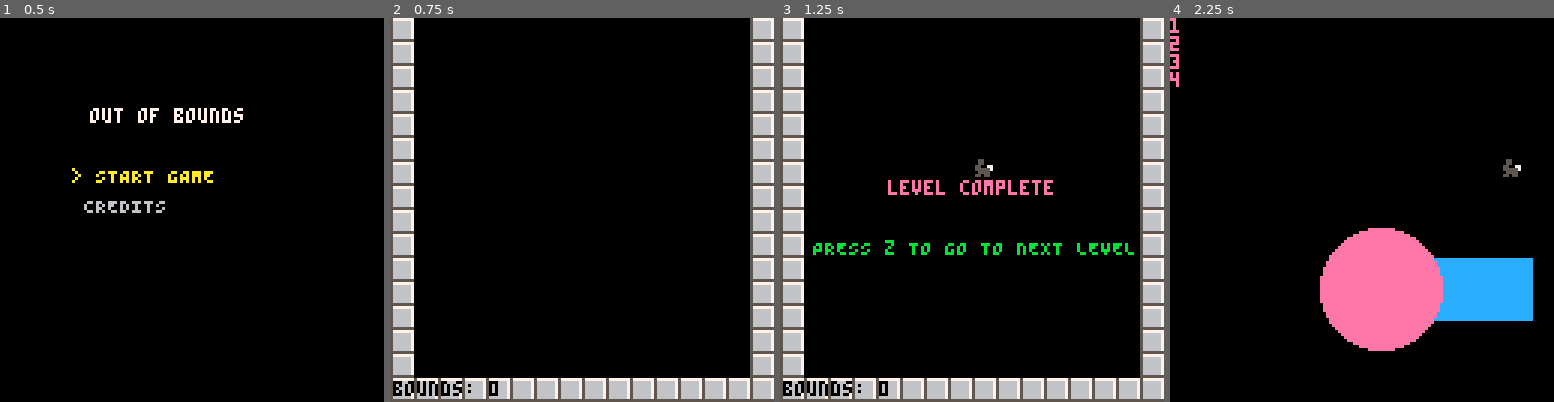
Above: before the commit, frames 1-4 (left to right).
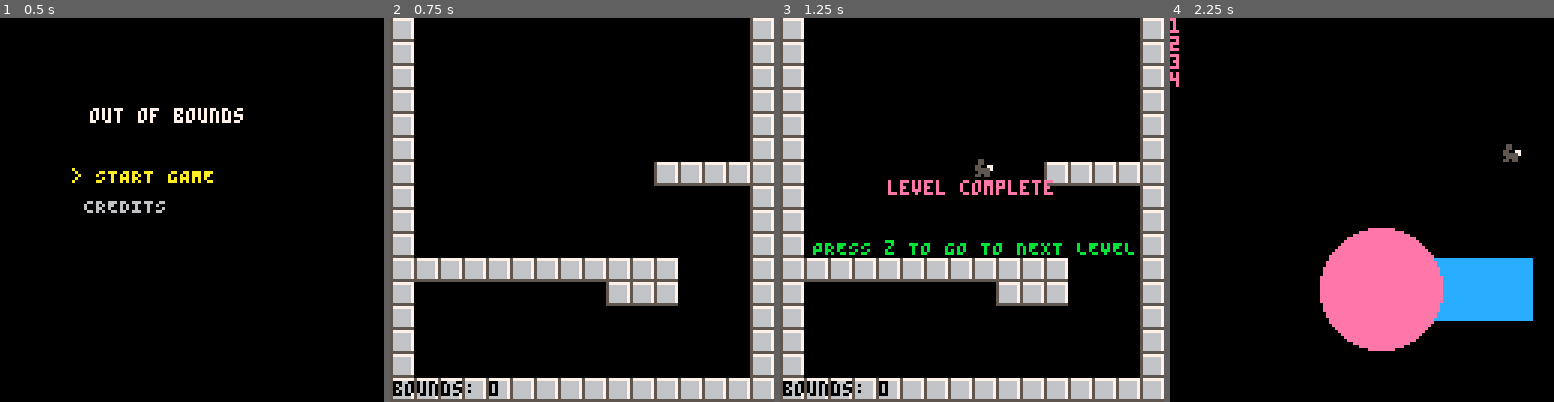
Above: after the commit, the same moments.

Repository: bardunbar/ggj-21
Game: PICO-8 cartridge carts/ggj-21.p8
The game is run twice, just before and just after one commit, with the same random seed, the same clock (stepped at 60 frames per second) and the same inputs.
Inputs:
- Up to frame 1 (0.5 s): tap X (X key) at 0.33 s
- Up to frame 2 (0.75 s): tap O (Z key) at 0.7 s
- Up to frame 3 (1.25 s): tap X (X key) at 1.07 s
- Up to frame 4 (2.25 s): hold Right 1.6-2.1 s; tap O (Z key) at 1.7, 2.1 s; tap X (X key) at 1.85 s; hold Up from 2.15 s (still down)

Frame 1 is identical in both runs. In frame 2, 7.0% of the frame differs, in the area x 6-94%, y 37-75%; in frame 3, 7.0%; in frame 4, 0.3%.

Commit message:
Updated whitebox map and updated player logic

Diff:
--- a/carts/ggj-21.p8
+++ b/carts/ggj-21.p8
@@ -175,12 +175,12 @@
 0200000000000000000000000000000200000000000000000000000000000000000000000000000000000000000000000000000000000000000000000000000000000000000000000000000000000000000000000000000000000000000000000000000000000000000000000000000000000000000000000000000000000000
 0200000000000000000000000000000200000000000000000000000000000000000000000000000000000000000000000000000000000000000000000000000000000000000000000000000000000000000000000000000000000000000000000000000000000000000000000000000000000000000000000000000000000000
 0200000000000000000000000000000200000000000000000000000000000000000000000000000000000000000000000000000000000000000000000000000000000000000000000000000000000000000000000000000000000000000000000000000000000000000000000000000000000000000000000000000000000000
+0200000000000000000000020202020200000000000000000000000000000000000000000000000000000000000000000000000000000000000000000000000000000000000000000000000000000000000000000000000000000000000000000000000000000000000000000000000000000000000000000000000000000000
 0200000000000000000000000000000200000000000000000000000000000000000000000000000000000000000000000000000000000000000000000000000000000000000000000000000000000000000000000000000000000000000000000000000000000000000000000000000000000000000000000000000000000000
 0200000000000000000000000000000200000000000000000000000000000000000000000000000000000000000000000000000000000000000000000000000000000000000000000000000000000000000000000000000000000000000000000000000000000000000000000000000000000000000000000000000000000000
 0200000000000000000000000000000200000000000000000000000000000000000000000000000000000000000000000000000000000000000000000000000000000000000000000000000000000000000000000000000000000000000000000000000000000000000000000000000000000000000000000000000000000000
-0200000000000000000000000000000200000000000000000000000000000000000000000000000000000000000000000000000000000000000000000000000000000000000000000000000000000000000000000000000000000000000000000000000000000000000000000000000000000000000000000000000000000000
-0200000000000000000000000000000200000000000000000000000000000000000000000000000000000000000000000000000000000000000000000000000000000000000000000000000000000000000000000000000000000000000000000000000000000000000000000000000000000000000000000000000000000000
-0200000000000000000000000000000200000000000000000000000000000000000000000000000000000000000000000000000000000000000000000000000000000000000000000000000000000000000000000000000000000000000000000000000000000000000000000000000000000000000000000000000000000000
+0202020202020202020202020000000200000000000000000000000000000000000000000000000000000000000000000000000000000000000000000000000000000000000000000000000000000000000000000000000000000000000000000000000000000000000000000000000000000000000000000000000000000000
+0200000000000000000202020000000200000000000000000000000000000000000000000000000000000000000000000000000000000000000000000000000000000000000000000000000000000000000000000000000000000000000000000000000000000000000000000000000000000000000000000000000000000000
 0200000000000000000000000000000200000000000000000000000000000000000000000000000000000000000000000000000000000000000000000000000000000000000000000000000000000000000000000000000000000000000000000000000000000000000000000000000000000000000000000000000000000000
 0200000000000000000000000000000200000000000000000000000000000000000000000000000000000000000000000000000000000000000000000000000000000000000000000000000000000000000000000000000000000000000000000000000000000000000000000000000000000000000000000000000000000000
 0200000000000000000000000000000200000000000000000000000000000000000000000000000000000000000000000000000000000000000000000000000000000000000000000000000000000000000000000000000000000000000000000000000000000000000000000000000000000000000000000000000000000000
--- a/carts/player.lua
+++ b/carts/player.lua
@@ -33,13 +33,22 @@
     dx = 0,
     dy = 0,
     grounded = false,
+    vertical = false,
     moving = false,
     direction = 0,
     currentFrame = 0,
     numBounds = 0,
-    bounding = false
+    bounding = false,
+    sense_data = {{0, 0}, {0, 0}, {0, 0}, {0, 0}},
+}
 
-}
+function player:sense()
+    -- left
+
+    -- right
+
+
+end
 
 function player:update()
 
